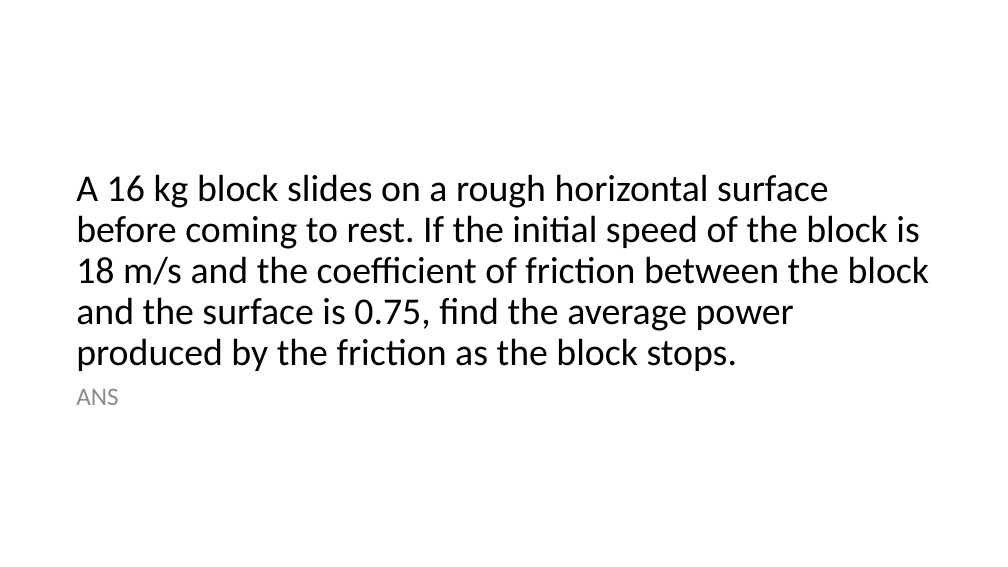
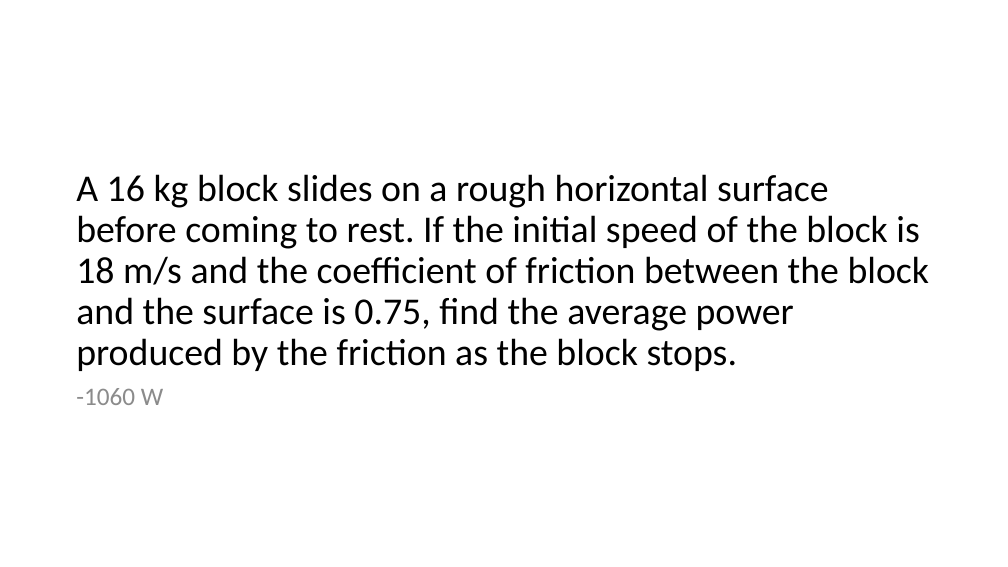
Before and after one commit to jwknaup/Junior, a slide deck: slide 10 of SI - 121/Exam 3 Review Ch 6-8.pptx. Drawn at 1008x567 pixels with LibreOffice and Linux fonts; fonts in the diff are those of the drawing. Boxes give left, top, right and bottom in pixels: in the first picture for what was removed or moved away, otherwise in the second. Text is boxed around its words. In the diff, an @@ line names an element or a change of style, - is before the commit and + after.

```diff
--- a/SI - 121/Exam 3 Review Ch 6-8.pptx
+++ b/SI - 121/Exam 3 Review Ch 6-8.pptx
@@ text at (76, 388, 163, 405): text changed @@
-ANS
+-1060 W
```
Also in this commit, not shown: 8 other slides changed.
